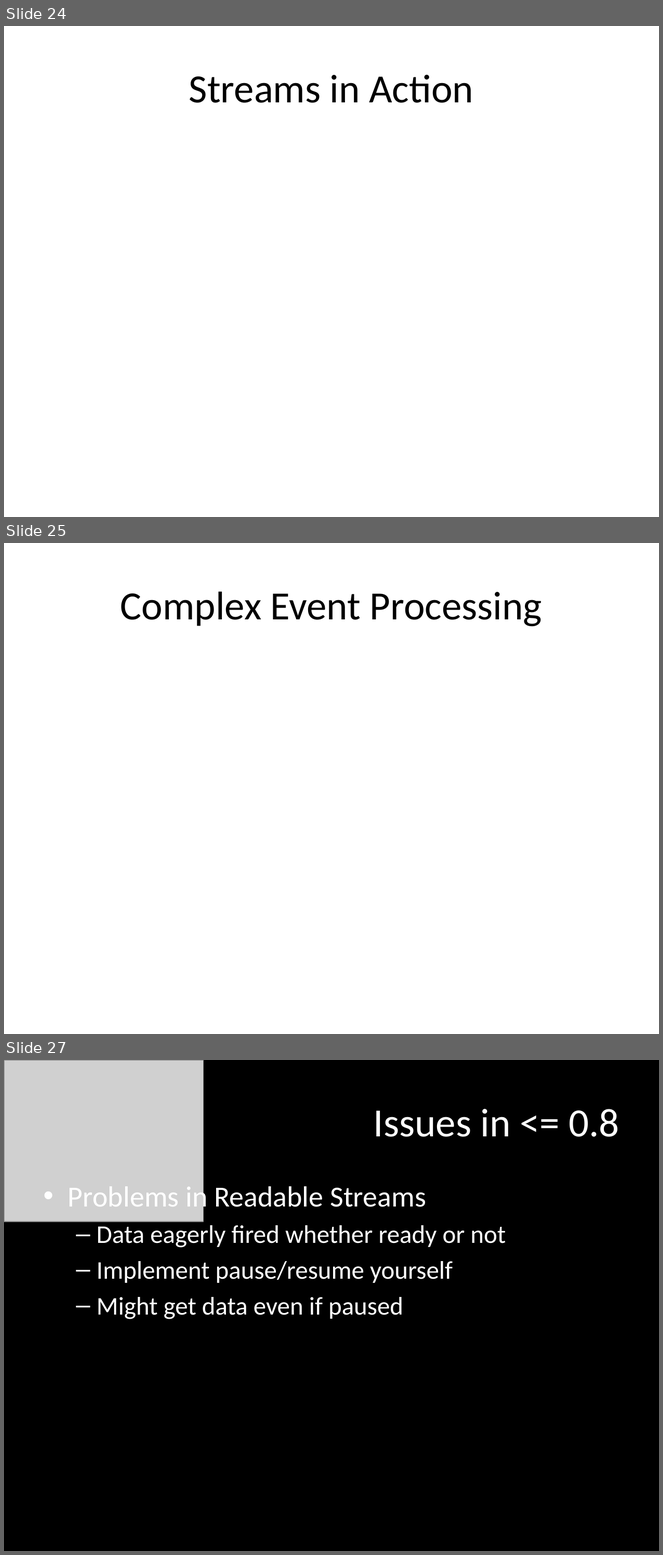
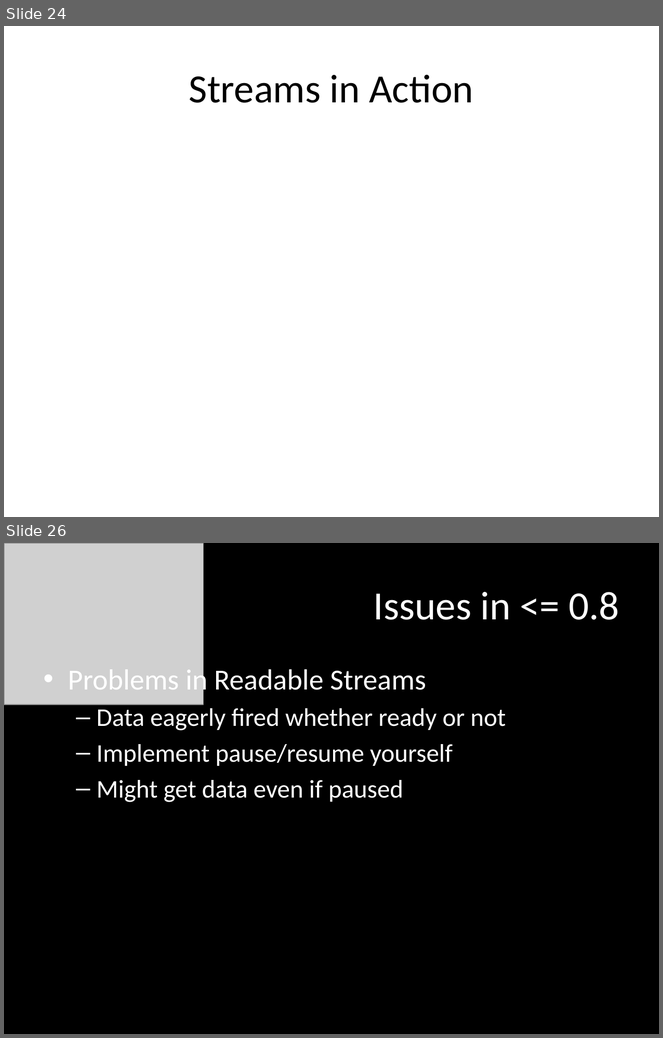
Before and after one commit to mattpodwysocki/SDC2013, a slide deck: SDC2013.pptx. Shown one above the other, each under a label of ours: slides 24, 25 and 27 before the commit, slides 24 and 26 after it; the slides between them are not shown. The pictures are 663x1555 and 663x1038 pixels, drawn with LibreOffice and Linux fonts; fonts in the diff are those of the drawing; grey boxes stand for pictures. Boxes give left, top, right and bottom in pixels: in the first picture for what was removed or moved away, otherwise in the second. Text is boxed around its words. In the diff, an @@ line names an element or a change of style, - is before the commit and + after.

```diff
--- a/SDC2013.pptx
+++ b/SDC2013.pptx
@@ slide 25 removed at (4, 543, 659, 1034), background #FFFFFF @@
@@ title removed at (120, 591, 542, 627) @@
-Complex Event Processing
@@ what was slide 27 is now slide 26 @@
```
Also in this commit, not shown: 5 slides changed, 1 slide added, 1 other slide removed, 10 other files.
